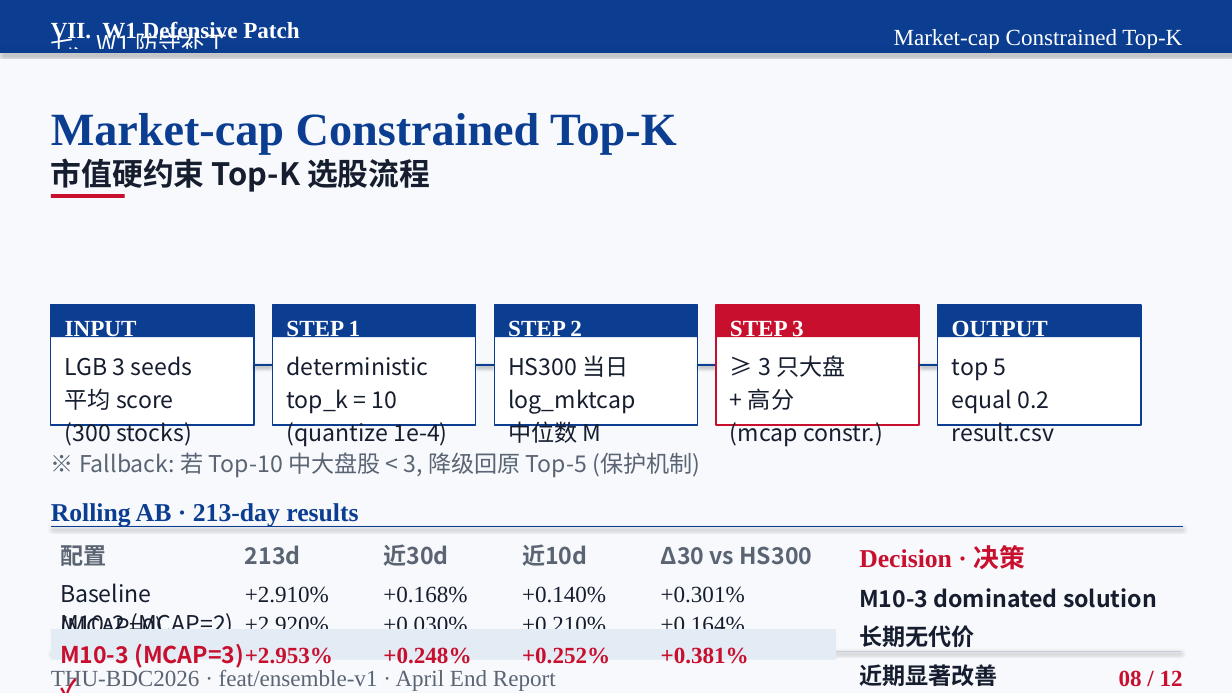
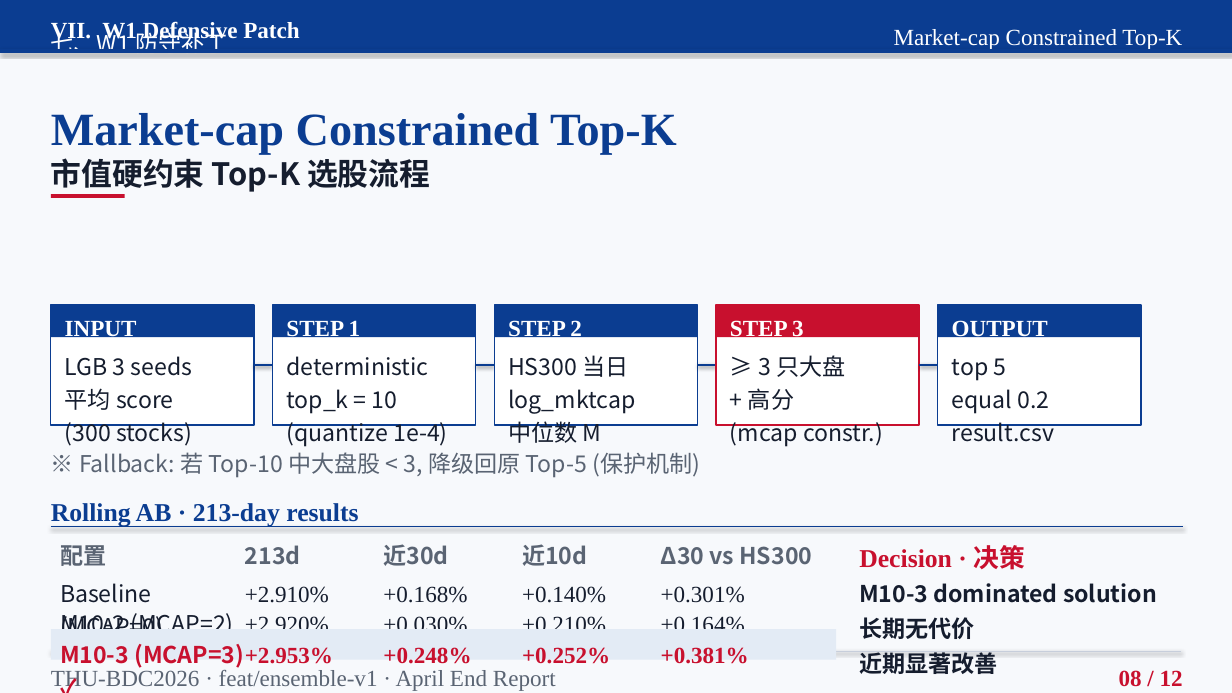
Before and after one commit to LvJC0808/C4BDC, a slide deck: slide 8 of docs/slides/April_End_Report.pptx. Drawn at 1232x693 pixels with LibreOffice and Linux fonts; fonts in the diff are those of the drawing. Boxes give left, top, right and bottom in pixels: in the first picture for what was removed or moved away, otherwise in the second. Text is boxed around its words. In the diff, an @@ line names an element or a change of style, - is before the commit and + after.

```diff
--- a/docs/slides/April_End_Report.pptx
+++ b/docs/slides/April_End_Report.pptx
@@ text "M10-3 dominated solution" at (859, 583, 1157, 677): line spacing 1.4 to 1.25 @@
```
Also in this commit, not shown: 3 other slides changed.
